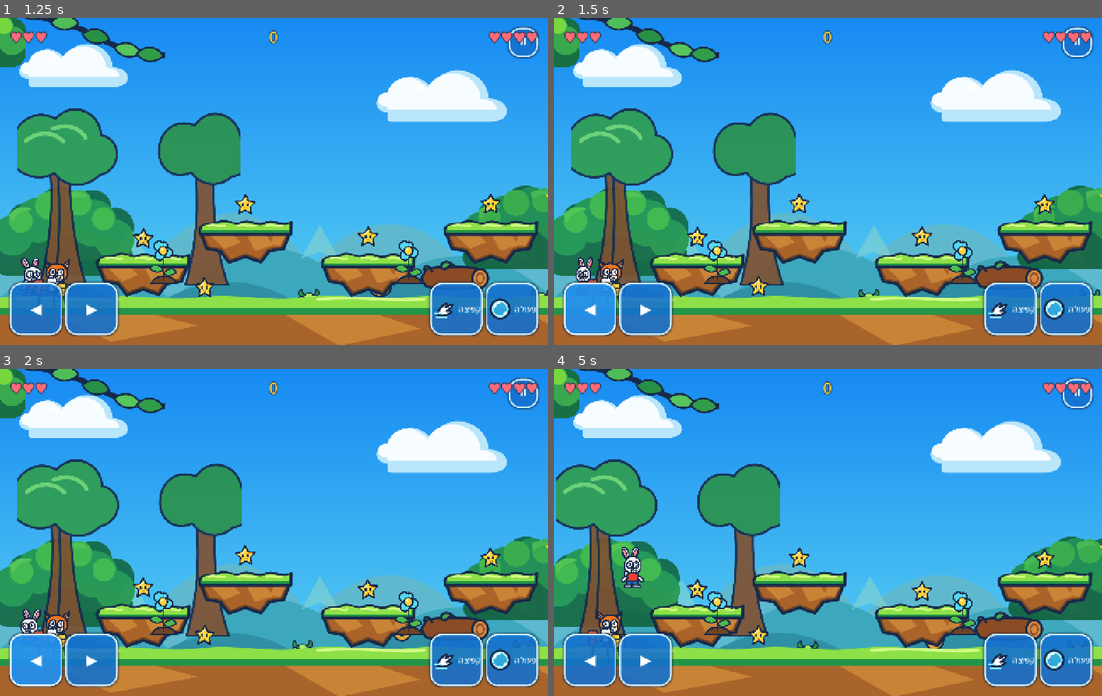
Above: before the commit, frames 1-4 (two rows, left to right).
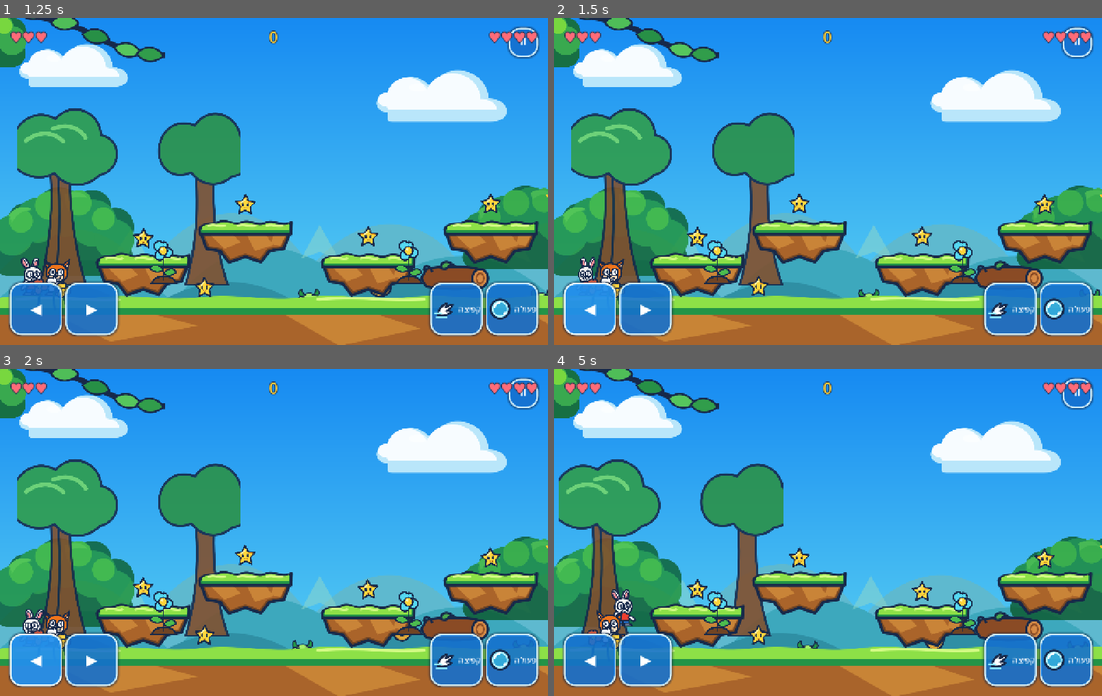
Above: after the commit, the same moments.

Repository: danlil240/animal-heroes
Game: Godot game, scene res://levels/sunny_forest.tscn
Same seed, same stepped clock (60 frames per second), same inputs: the game is played once before the commit and once after it. This scene is started directly instead of the project's main scene.
Inputs (mouse positions are in pixels of both pictures, inside the frame that each line leads up to):
- Up to frame 1 (1.25 s): click "⏸" at 0.5 s
- Up to frame 2 (1.5 s): click "◀" at 1.25 s
- Up to frame 3 (2 s): no input
- Up to frame 4 (5 s): click "▶" at 2 s; click "קפיצה" at 2.75 s; click "פעולה" at 3.5 s; tap Enter at 4.25 s; move the mouse to (948, 516) at 4.27 s; hold D from 4.28 s (still down); tap J at 4.35 s; click (948, 516) at 4.42 s; tap Space at 4.52 s

Frame 1 is identical in both runs. In frame 2, 1.2% of the frame differs, in the area x 0-100%, y 27-82%; in frame 3, 1.2%; in frame 4, 3.5%, in the area x 0-100%, y 27-86%.

Commit message:
feat: add momentum platforming movement

Diff:
--- a/game/player/fox_profile.tres
+++ b/game/player/fox_profile.tres
@@ -4,7 +4,12 @@
 
 [resource]
 script = ExtResource("1_profile")
-move_speed = 220.0
+move_speed = 340.0
+max_run_speed = 340.0
+ground_acceleration = 1400.0
+ground_deceleration = 1800.0
+air_acceleration = 850.0
+jump_cut_gravity_multiplier = 2.4
 jump_speed = 560.0
 max_hearts = 4
 can_push_heavy = true
--- a/game/player/player_body.gd
+++ b/game/player/player_body.gd
@@ -7,6 +7,7 @@
 
 const COYOTE_TIME: float = 0.10
 const JUMP_BUFFER_TIME: float = 0.12
+const STOMP_REBOUND_SPEED: float = 340.0
 const DAMAGE_COOLDOWN: float = 0.75
 const RESPAWN_DELAY: float = 1.0
 const SPAWN_PROTECTION: float = 1.25
@@ -34,6 +35,7 @@
 var _spawn_protection_remaining: float = 0.0
 var _pending_respawn_position: Vector2 = Vector2.ZERO
 var _last_damage_source_peer_id: int = 0
+var _just_landed: bool = false
 var _initialized: bool = false
 
 
@@ -66,6 +68,7 @@
 func physics_step(delta: float) -> void:
 	_ensure_initialized()
 	var step := maxf(delta, 0.0)
+	_just_landed = false
 	_spawn_protection_remaining = _count_down(_spawn_protection_remaining, step)
 	if _respawn_remaining > 0.0:
 		_respawn_remaining = _count_down(_respawn_remaining, step)
@@ -82,11 +85,24 @@
 		_coyote_remaining = _count_down(_coyote_remaining, step)
 		velocity.y += gravity * step
 	_jump_buffer_remaining = _count_down(_jump_buffer_remaining, step)
-	velocity.x = _input_axis * profile.move_speed
+	var acceleration := profile.ground_acceleration if was_on_floor else profile.air_acceleration
+	var target_speed := _input_axis * profile.max_run_speed
+	if is_zero_approx(_input_axis):
+		velocity.x = move_toward(velocity.x, 0.0, profile.ground_deceleration * step)
+	else:
+		velocity.x = move_toward(velocity.x, target_speed, acceleration * step)
+	if not _jump_pressed and velocity.y < 0.0:
+		velocity.y += gravity * (profile.jump_cut_gravity_multiplier - 1.0) * step
 	move_and_slide()
-	if is_on_floor():
+	var is_now_on_floor := is_on_floor()
+	_just_landed = not was_on_floor and is_now_on_floor
+	if is_now_on_floor:
 		_coyote_remaining = COYOTE_TIME
 		_try_buffered_jump(true)
+
+
+func apply_stomp_rebound() -> void:
+	velocity.y = -STOMP_REBOUND_SPEED
 
 
 func take_hit(source_peer_id: int) -> bool:
@@ -160,6 +176,8 @@
 	state.max_hearts = profile.max_hearts
 	state.can_push_heavy = profile.can_push_heavy
 	state.grounded = is_on_floor()
+	state.run_speed_ratio = absf(velocity.x) / profile.max_run_speed
+	state.just_landed = _just_landed
 	state.input_axis = _input_axis
 	state.jump_pressed = _jump_pressed
 	state.action_pressed = _action_pressed
--- a/game/player/player_profile.gd
+++ b/game/player/player_profile.gd
@@ -1,7 +1,13 @@
 class_name PlayerProfile
 extends Resource
 
-@export var move_speed: float = 220.0
+## Compatibility alias for callers that need the hero's full horizontal speed.
+@export var move_speed: float = 340.0
+@export var max_run_speed: float = 340.0
+@export var ground_acceleration: float = 1400.0
+@export var ground_deceleration: float = 1800.0
+@export var air_acceleration: float = 850.0
+@export var jump_cut_gravity_multiplier: float = 2.4
 @export var jump_speed: float = 420.0
 @export var max_hearts: int = 3
 @export var can_push_heavy: bool = false
--- a/game/player/player_state.gd
+++ b/game/player/player_state.gd
@@ -8,6 +8,8 @@
 var max_hearts: int = 0
 var can_push_heavy: bool = false
 var grounded: bool = false
+var run_speed_ratio: float = 0.0
+var just_landed: bool = false
 var input_axis: float = 0.0
 var jump_pressed: bool = false
 var action_pressed: bool = false
@@ -30,6 +32,8 @@
 		"max_hearts": max_hearts,
 		"can_push_heavy": can_push_heavy,
 		"grounded": grounded,
+		"run_speed_ratio": run_speed_ratio,
+		"just_landed": just_landed,
 		"input_axis": input_axis,
 		"jump_pressed": jump_pressed,
 		"action_pressed": action_pressed,
--- a/game/player/rabbit_profile.tres
+++ b/game/player/rabbit_profile.tres
@@ -4,7 +4,12 @@
 
 [resource]
 script = ExtResource("1_profile")
-move_speed = 240.0
+move_speed = 360.0
+max_run_speed = 360.0
+ground_acceleration = 1500.0
+ground_deceleration = 1900.0
+air_acceleration = 900.0
+jump_cut_gravity_multiplier = 2.4
 jump_speed = 580.0
 max_hearts = 3
 can_push_heavy = false
--- a/game/tests/integration/test_player_scene.gd
+++ b/game/tests/integration/test_player_scene.gd
@@ -26,8 +26,8 @@
 	fox_body.apply_input(_frame(1.0))
 	rabbit_body.physics_step(0.1)
 	fox_body.physics_step(0.1)
-	if not is_equal_approx(rabbit_body.position.x - 500.0, 8.0) or not is_equal_approx(fox_body.position.x - 700.0, 22.0 / 3.0):
-		_fail("equal input must move rabbit 8 pixels and fox 22/3 pixels in one physics tick")
+	if not is_equal_approx(rabbit_body.position.x - 500.0, 3.0) or not is_equal_approx(fox_body.position.x - 700.0, 17.0 / 6.0):
+		_fail("equal air input must accelerate rabbit 3 pixels and fox 17/6 pixels in one physics tick")
 		return
 	if rabbit_body.facing_direction != 1.0:
 		_fail("positive input must face the rabbit right")
--- /dev/null
+++ b/game/tests/unit/test_momentum_movement.gd
@@ -0,0 +1,183 @@
+extends SceneTree
+
+const STEP: float = 1.0 / 30.0
+
+var _player_body_script: Script
+var _player_input_script: Script
+
+
+func _init() -> void:
+	call_deferred("_run")
+
+
+func _run() -> void:
+	_player_body_script = load("res://player/player_body.gd")
+	_player_input_script = load("res://player/player_input.gd")
+	if _player_body_script == null or _player_input_script == null:
+		_fail("momentum movement requires the player body and input contracts")
+		return
+	root.add_child(_make_floor())
+	await physics_frame
+	if not _test_grounded_run_stop_reversal_and_stomp():
+		return
+	if not _test_jump_cut_height():
+		return
+	if not _test_air_acceleration_and_landing_snapshot():
+		return
+	quit(0)
+
+
+## Catches instant horizontal movement, excessive stopping distance, reversal
+## that skips braking, or stomps that do not launch the hero upward.
+func _test_grounded_run_stop_reversal_and_stomp() -> bool:
+	var body: PlayerBody = _make_grounded_body()
+	if not _has_property(body.profile, &"max_run_speed"):
+		_fail("player profiles must provide max_run_speed for momentum movement")
+		return false
+	var right = _frame(1.0)
+	body.apply_input(right)
+	for _tick in 11:
+		body.physics_step(STEP)
+	if body.velocity.x < body.profile.max_run_speed * 0.9:
+		_fail("rabbit must reach 90 percent run speed within 0.35 seconds")
+		return false
+	var state: Variant = body.snapshot()
+	if not is_equal_approx(state.run_speed_ratio, absf(body.velocity.x) / body.profile.max_run_speed):
+		_fail("snapshot run speed ratio must describe the current horizontal velocity")
+		return false
+
+	var release_x: float = body.position.x
+	body.apply_input(_frame())
+	for _tick in 30:
+		body.physics_step(STEP)
+		if absf(body.velocity.x) < 0.01:
+			break
+	if body.position.x - release_x > 80.0:
+		_fail("release stopping distance must stay within 80 pixels")
+		return false
+
+	body.apply_input(right)
+	for _tick in 11:
+		body.physics_step(STEP)
+	body.apply_input(_frame(-1.0))
+	body.physics_step(STEP)
+	if body.velocity.x <= 0.0:
+		_fail("reversal must brake the existing run before accelerating the other way")
+		return false
+
+	body.velocity.y = 100.0
+	body.apply_stomp_rebound()
+	if body.velocity.y >= -300.0:
+		_fail("stomp rebound must launch upward")
+		return false
+	var beetle = load("res://world/beetle_enemy.tscn").instantiate()
+	root.add_child(beetle)
+	body.peer_id = 1
+	body.global_position = beetle.global_position + Vector2(0.0, -24.0)
+	body.velocity.y = 140.0
+	beetle.emit_signal("body_entered", body)
+	if body.velocity.y != -340.0:
+		_fail("enemy stomps must use the player rebound contract")
+		return false
+	return true
+
+
+## Catches a released jump using the same gravity as a held jump.
+func _test_jump_cut_height() -> bool:
+	var held_height := _jump_height(true)
+	var tapped_height := _jump_height(false)
+	if held_height < tapped_height * 1.25:
+		_fail("held jump height must be at least 1.25 times the one-tick tap height")
+		return false
+	return true
+
+
+## Catches air control matching grounded acceleration or landing state sticking
+## around for more than the single air-to-floor physics step.
+func _test_air_acceleration_and_landing_snapshot() -> bool:
+	var grounded: PlayerBody = _make_grounded_body()
+	grounded.apply_input(_frame(1.0))
+	grounded.physics_step(STEP)
+	var ground_speed: float = grounded.velocity.x
+
+	var airborne: PlayerBody = _make_body(Vector2(420.0, 20.0))
+	airborne.apply_input(_frame(1.0))
+	airborne.physics_step(STEP)
+	if airborne.velocity.x >= ground_speed:
+		_fail("air acceleration must be lower than ground acceleration")
+		return false
+
+	var landing: PlayerBody = _make_body(Vector2(-420.0, 20.0))
+	for _tick in 90:
+		landing.physics_step(STEP)
+		if landing.snapshot().just_landed:
+			break
+	if not landing.snapshot().just_landed:
+		_fail("landing snapshot must mark the air-to-floor physics step")
+		return false
+	landing.physics_step(STEP)
+	if landing.snapshot().just_landed:
+		_fail("landing snapshot must clear after exactly one grounded physics step")
+		return false
+	return true
+
+
+func _jump_height(hold_jump: bool) -> float:
+	var body: PlayerBody = _make_grounded_body()
+	body.apply_input(_frame(0.0, true))
+	body.physics_step(STEP)
+	if not hold_jump:
+		body.apply_input(_frame())
+	var start_y: float = body.position.y
+	var peak_y: float = start_y
+	for _tick in 90:
+		body.physics_step(STEP)
+		peak_y = minf(peak_y, body.position.y)
+	return start_y - peak_y
+
+
+func _make_grounded_body() -> PlayerBody:
+	var body: PlayerBody = _make_body(Vector2(0.0, 166.0))
+	body.physics_step(STEP)
+	return body
+
+
+func _make_body(at_position: Vector2) -> PlayerBody:
+	var body = _player_body_script.new()
+	body.profile = load("res://player/rabbit_profile.tres")
+	body.position = at_position
+	body.collision_layer = 0
+	body.collision_mask = 1
+	body.set_physics_process(false)
+	root.add_child(body)
+	return body as PlayerBody
+
+
+func _make_floor() -> StaticBody2D:
+	var floor := StaticBody2D.new()
+	var collider := CollisionShape2D.new()
+	var shape := RectangleShape2D.new()
+	shape.size = Vector2(2000.0, 20.0)
+	collider.shape = shape
+	floor.position = Vector2(0.0, 200.0)
+	floor.add_child(collider)
+	return floor
+
+
+func _frame(axis: float = 0.0, jump: bool = false):
+	var frame = _player_input_script.InputFrame.new()
+	frame.axis = axis
+	frame.jump = jump
+	return frame
+
+
+func _fail(message: String) -> void:
+	push_error(message)
+	quit(1)
+
+
+func _has_property(object: Object, property_name: StringName) -> bool:
+	for property in object.get_property_list():
+		if property.name == property_name:
+			return true
+	return false
--- a/game/tests/unit/test_player_rules.gd
+++ b/game/tests/unit/test_player_rules.gd
@@ -8,11 +8,11 @@
 		push_error("hero profile resources must exist")
 		quit(1)
 		return
-	if rabbit.move_speed != 240.0 or rabbit.jump_speed != 580.0 or rabbit.max_hearts != 3 or rabbit.can_push_heavy:
+	if rabbit.max_run_speed != 360.0 or rabbit.ground_acceleration != 1500.0 or rabbit.ground_deceleration != 1900.0 or rabbit.air_acceleration != 900.0 or rabbit.jump_cut_gravity_multiplier != 2.4 or rabbit.move_speed != rabbit.max_run_speed or rabbit.jump_speed != 580.0 or rabbit.max_hearts != 3 or rabbit.can_push_heavy:
 		push_error("rabbit profile does not provide its movement and ability contract")
 		quit(1)
 		return
-	if fox.move_speed != 220.0 or fox.jump_speed != 560.0 or fox.max_hearts != 4 or not fox.can_push_heavy:
+	if fox.max_run_speed != 340.0 or fox.ground_acceleration != 1400.0 or fox.ground_deceleration != 1800.0 or fox.air_acceleration != 850.0 or fox.jump_cut_gravity_multiplier != 2.4 or fox.move_speed != fox.max_run_speed or fox.jump_speed != 560.0 or fox.max_hearts != 4 or not fox.can_push_heavy:
 		push_error("fox profile does not provide its movement and ability contract")
 		quit(1)
 		return
--- a/game/world/enemy_actor.gd
+++ b/game/world/enemy_actor.gd
@@ -160,7 +160,10 @@
 		return
 	var peer_id := int(body.get("peer_id"))
 	if try_stomp(body.global_position, (body as CharacterBody2D).velocity, peer_id):
-		(body as CharacterBody2D).velocity.y = -220.0
+		if body.has_method("apply_stomp_rebound"):
+			body.call("apply_stomp_rebound")
+		else:
+			(body as CharacterBody2D).velocity.y = -220.0
 		return
 	try_contact(body)
 
